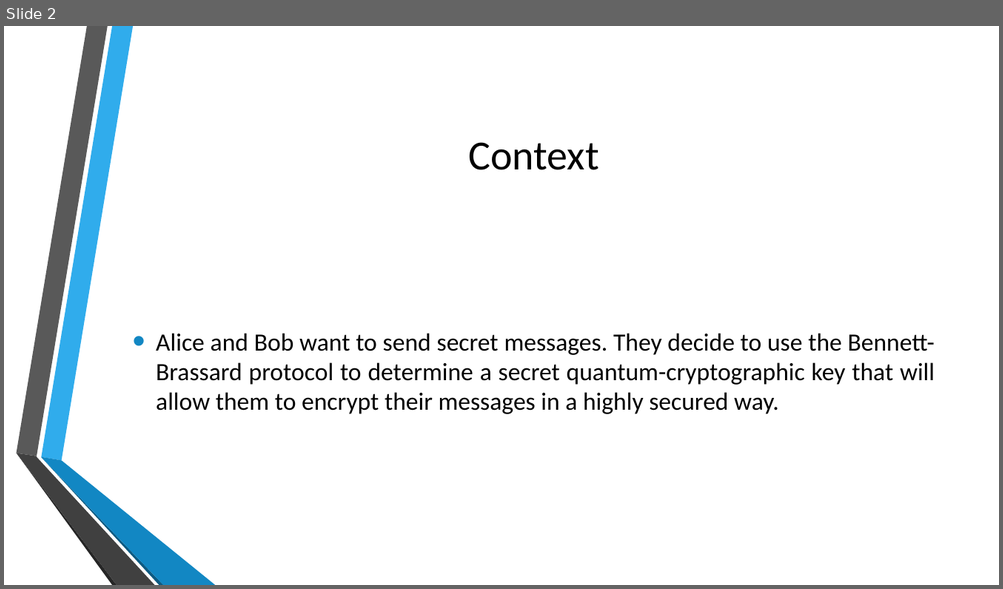
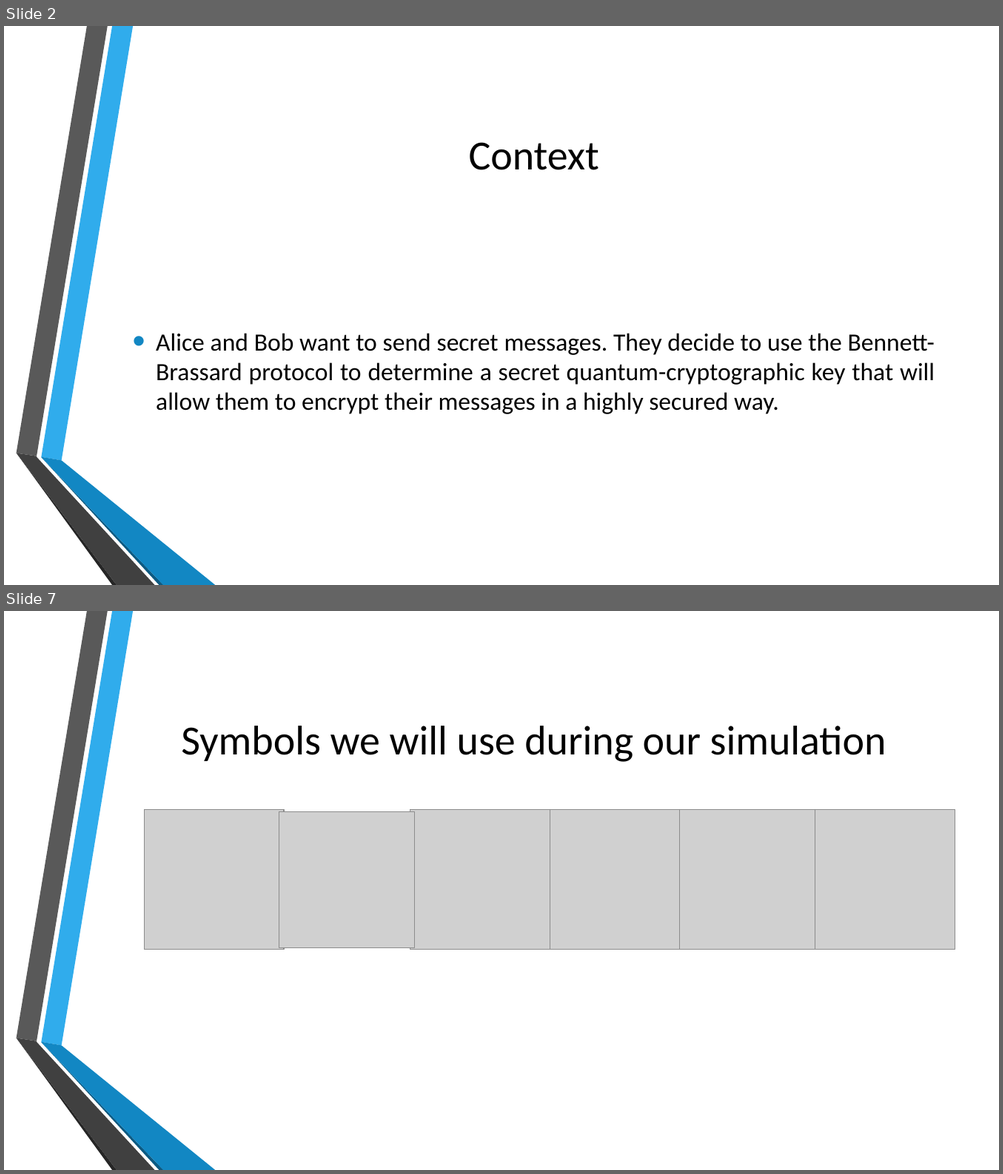
Before and after one commit to ArnaudGallardo/BB84, a slide deck: Simulations of Quantum Cryptography.pptx. Shown one above the other, each under a label of ours: slide 2 before the commit, slides 2 and 7 after it; the slides between them are not shown. The pictures are 1003x589 and 1003x1174 pixels, drawn with LibreOffice and Linux fonts; fonts in the diff are those of the drawing; grey boxes stand for pictures; background and template pictures are left out. Boxes give left, top, right and bottom in pixels: in the first picture for what was removed or moved away, otherwise in the second. Text is boxed around its words. In the diff, an @@ line names an element or a change of style, - is before the commit and + after.

```diff
--- a/Simulations of Quantum Cryptography.pptx
+++ b/Simulations of Quantum Cryptography.pptx
@@ slide 7 added at <box>4,611,999,1170</box>, background picture (left out); not listed: 6 template elements that a slide beside it also shows @@
@@ title added at <box>181,726,886,762</box>, 40 pt, text #000000 @@
+Symbols we will use during our simulation
@@ picture added at <box>145,810,284,951</box> @@
@@ picture added at <box>410,810,550,951</box> @@
@@ picture added at <box>545,810,686,951</box> @@
@@ picture added at <box>680,810,820,951</box> @@
@@ picture added at <box>814,810,955,951</box> @@
@@ picture added at <box>279,812,415,948</box> @@
```
Also in this commit, not shown: 3 slides changed, 1 other slide added.
